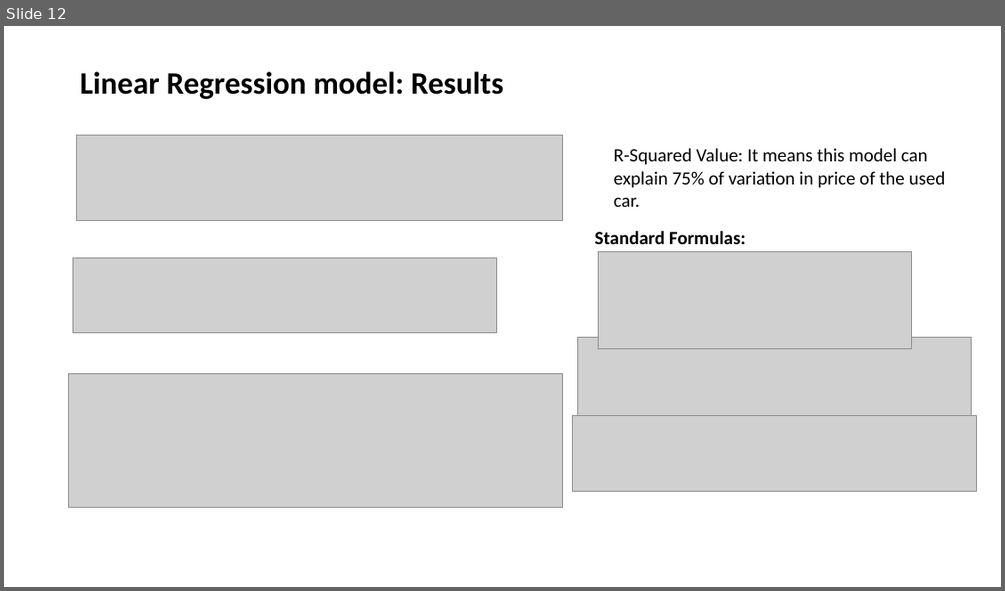
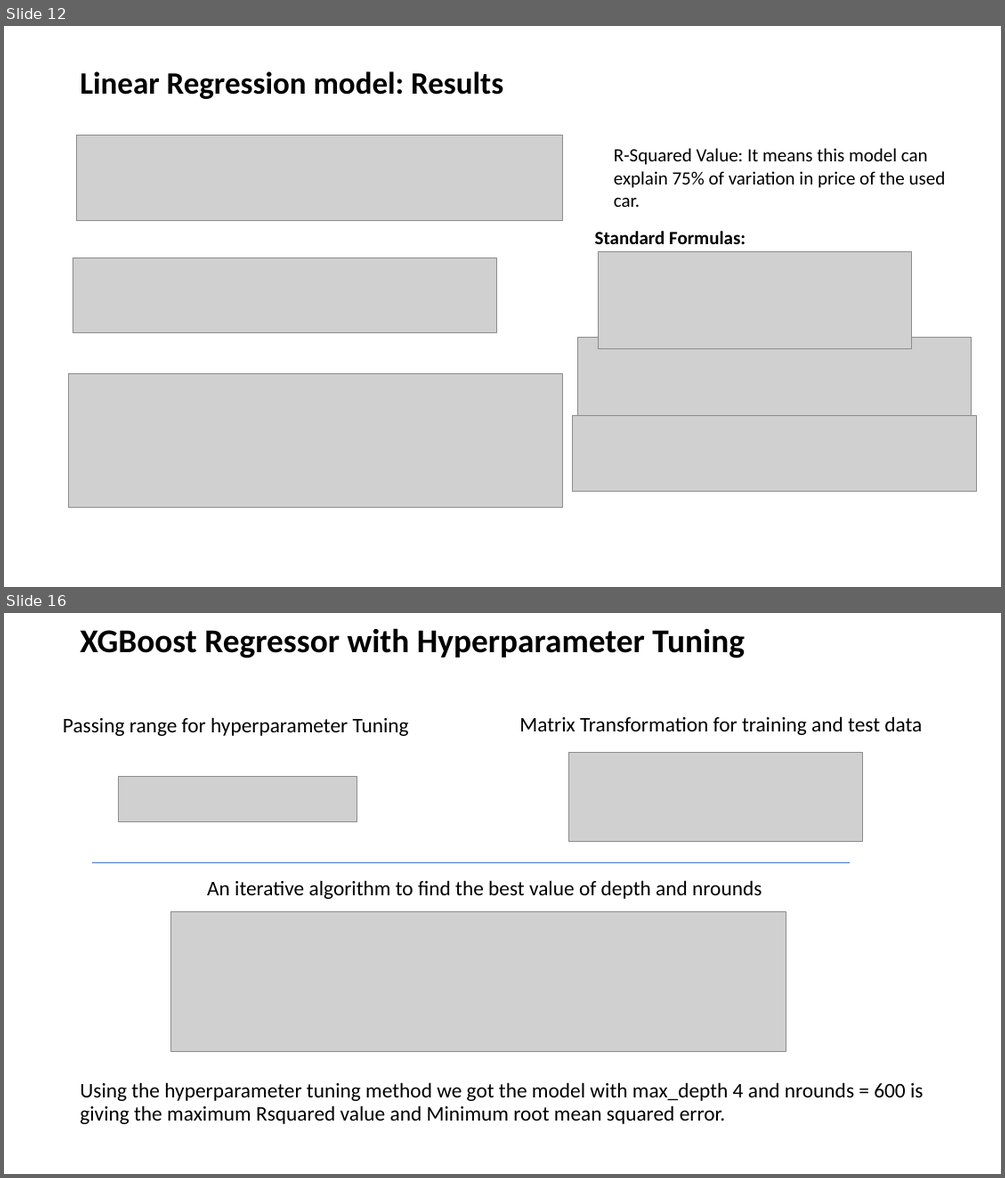
Before and after one commit to MANOJKUMAR1302/22FA_Dataverse_Team08, a slide deck: TEAM 8_FINAL_PRESENTATION.pptx. Shown one above the other, each under a label of ours: slide 12 before the commit, slides 12 and 16 after it; the slides between them are not shown. The pictures are 1005x591 and 1005x1178 pixels, drawn with LibreOffice and Linux fonts; fonts in the diff are those of the drawing; grey boxes stand for pictures. Boxes give left, top, right and bottom in pixels: in the first picture for what was removed or moved away, otherwise in the second. Text is boxed around its words. In the diff, an @@ line names an element or a change of style, - is before the commit and + after.

Commit message:
Update TEAM 8_FINAL_PRESENTATION.pptx
Updated slides for Random Forest and XGBoost Regressor models and summary.

```diff
--- a/TEAM 8_FINAL_PRESENTATION.pptx
+++ b/TEAM 8_FINAL_PRESENTATION.pptx
@@ slide 16 added at box(4, 613, 1001, 1174), background #FFFFFF @@
@@ title added at box(80, 628, 744, 658), 32 pt, text #000000, bold @@
+XGBoost Regressor with Hyperparameter Tuning
@@ text added at box(63, 717, 409, 736), 20 pt, text #000000 @@
+Passing range for hyperparameter Tuning
@@ text added at box(519, 716, 922, 735), 20 pt, text #000000 @@
+Matrix Transformation for training and test data
@@ picture added at box(568, 752, 863, 841) @@
@@ picture added at box(119, 777, 356, 822) @@
@@ line added from (449, 863) to (92, 863), #4472C4 0.5 pt @@
@@ line added from (449, 863) to (850, 863), #4472C4 0.5 pt @@
@@ text added at box(207, 880, 761, 899), 20 pt, text #000000 @@
+An iterative algorithm to find the best value of depth and nrounds
@@ picture added at box(170, 911, 786, 1052) @@
@@ text added at box(80, 1082, 922, 1124), 20 pt, text #000000 @@
+Using the hyperparameter tuning method we got the model with max_depth 4 and nrounds = 600 is giving the maximum Rsquared value and Minimum root mean squared error.
```
Also in this commit, not shown: 6 other slides added.
